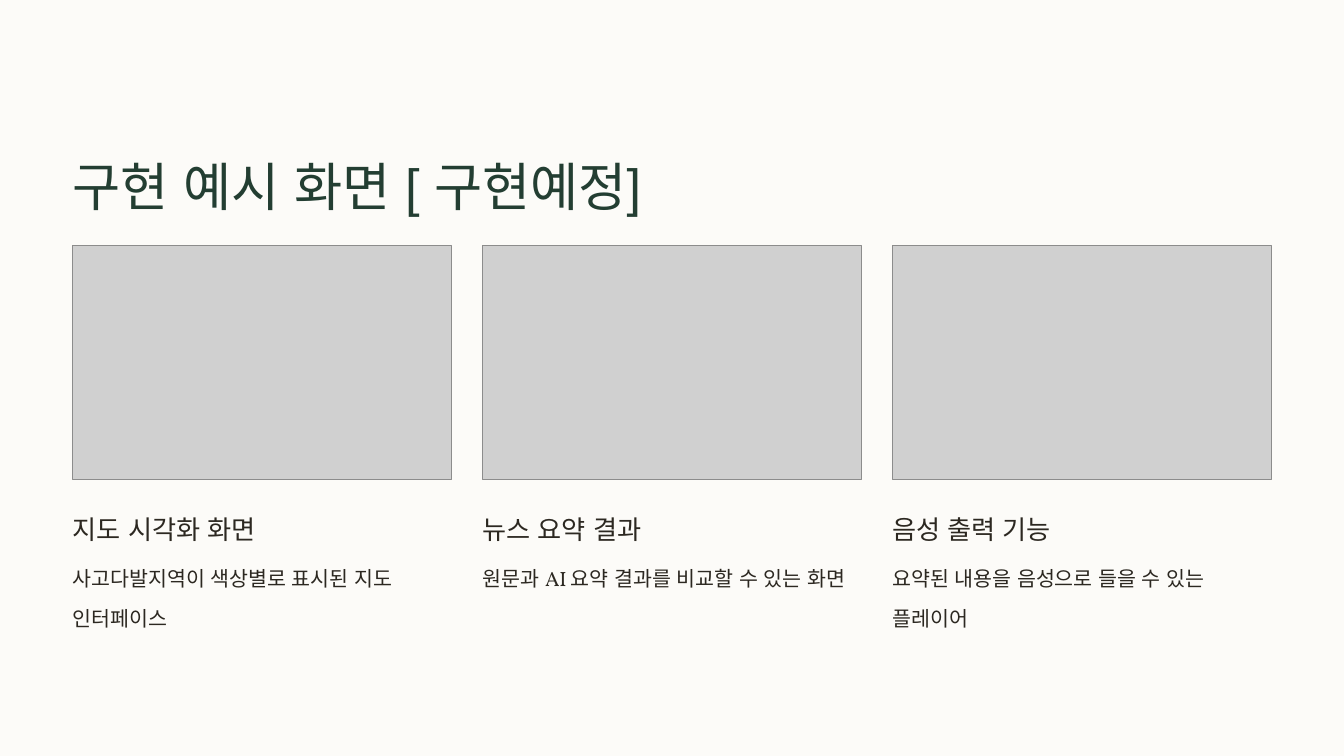
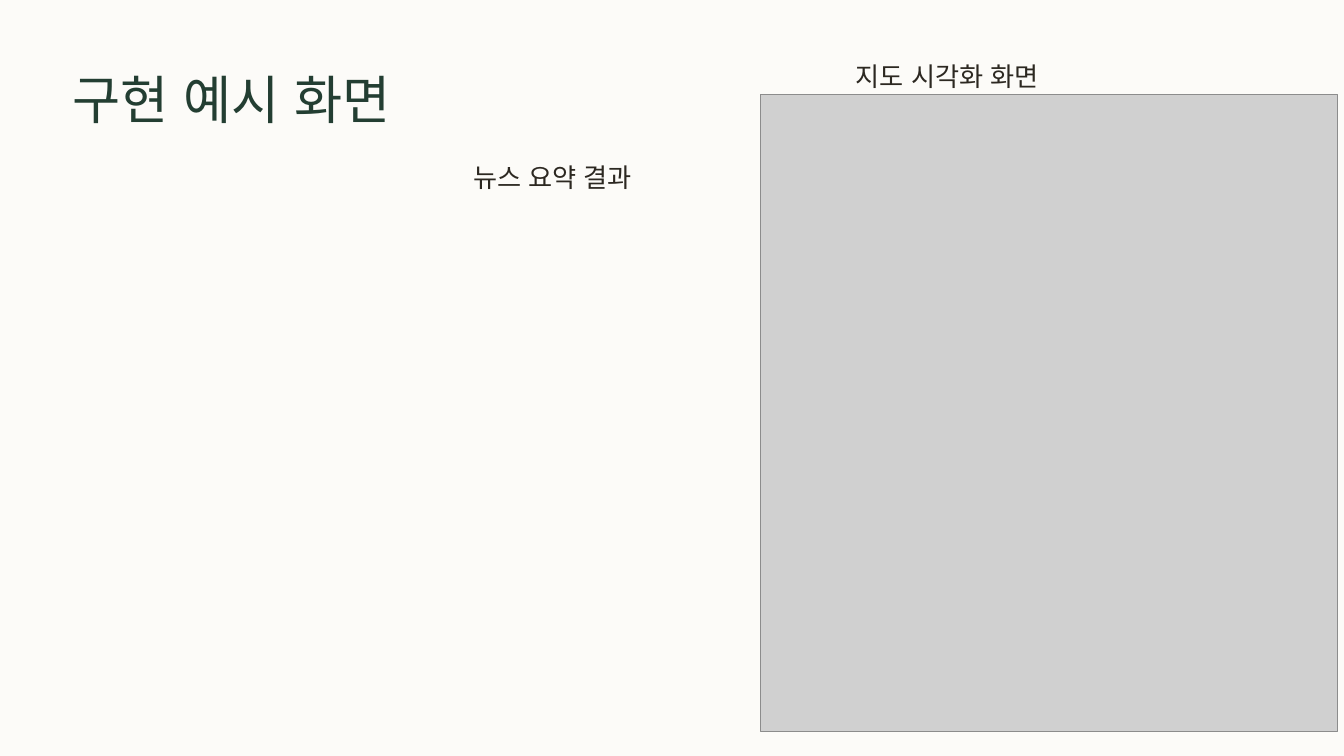
Before and after one commit to jung33010/SKN14-1st-5Team, a slide deck: slide 10 of JeonJungKyu/2차수정본.pptx. Drawn at 1344x756 pixels with LibreOffice and Linux fonts; fonts in the diff are those of the drawing; grey boxes stand for pictures; background and template pictures are left out. Boxes give left, top, right and bottom in pixels: in the first picture for what was removed or moved away, otherwise in the second. Text is boxed around its words. In the diff, an @@ line names an element or a change of style, - is before the commit and + after.

Commit message:
Feat ppt

```diff
--- a/JeonJungKyu/2차수정본.pptx
+++ b/JeonJungKyu/2차수정본.pptx
@@ text "지도 시각화 화면": place and size @@
-text "지도 시각화 화면" at <box>73,517,255,541</box>
+text "지도 시각화 화면" at <box>856,64,1038,88</box>
@@ text at <box>73,75,390,123</box>: text changed @@
-구현 예시 화면 [ 구현예정]
+구현 예시 화면
@@ picture added at <box>761,95,1339,732</box> @@
@@ text "뉴스 요약 결과": place and size @@
-text "뉴스 요약 결과" at <box>483,517,641,541</box>
+text "뉴스 요약 결과" at <box>473,165,632,189</box>
@@ picture removed at <box>73,246,452,480</box> @@
@@ picture removed at <box>483,246,862,480</box> @@
@@ picture removed at <box>892,246,1271,480</box> @@
@@ text removed at <box>893,517,1051,541</box> @@
-음성 출력 기능
@@ text removed at <box>73,569,392,628</box> @@
-사고다발지역이 색상별로 표시된 지도 인터페이스
@@ text removed at <box>483,568,845,588</box> @@
-원문과 AI 요약 결과를 비교할 수 있는 화면
@@ text removed at <box>893,569,1205,628</box> @@
-요약된 내용을 음성으로 들을 수 있는 플레이어
```
